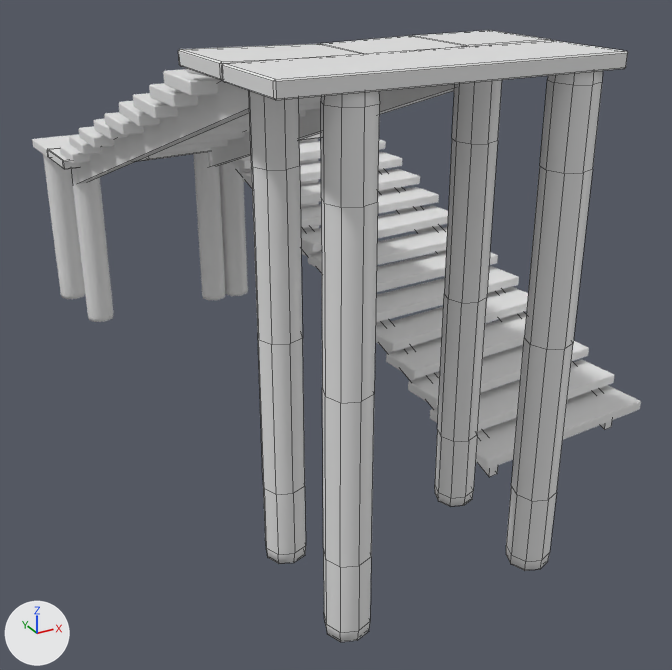
The FBX model plipplop/Assets/Meshes/Environment/Batiments/KM_Stairs01.fbx: old version first, new version second.
The view is the same before and after, from a camera (50 mm lens) standing at (-0.0448, -0.0648, 0.0597) and looking at (0.012, 0.0384, 0.0081). Arrows for +X, +Y and +Z are at lower left; the lights stay in place. Mesh edges are drawn as thin lines on the coarser meshes. Where no turn or scale is listed for an object, it has been applied to the vertices.
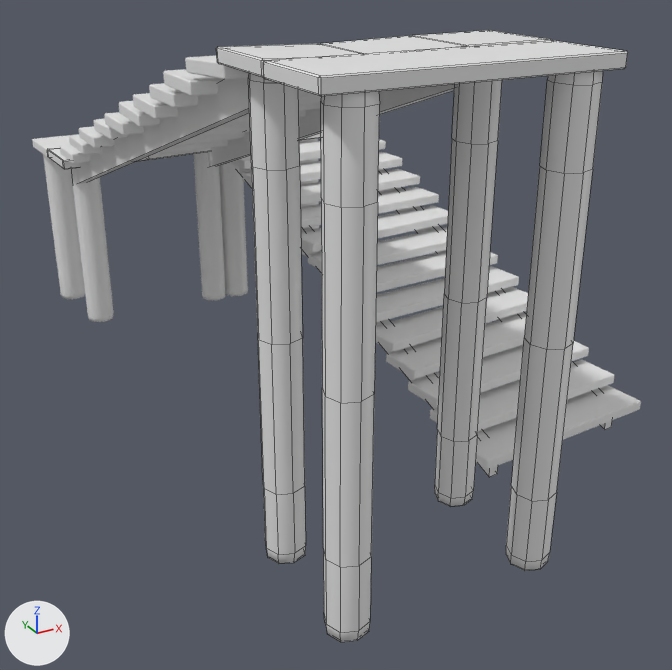
Changed parts and their boxes [x1, y1, x2, y2] in the pictures (672 x 670 px; the box of a moved part takes in the faces that stretch with it):
'Cube.624', mesh rescaled (10% narrower, 7% shorter): before [222, 40, 627, 100]; after [263, 40, 627, 96]
'Cube.628', reshaped (10% narrower): before [178, 30, 551, 81]; after [216, 30, 551, 78]
part 1 of me_cube_722, moved or reshaped: before [178, 44, 362, 81]; after [216, 44, 362, 78]

Diff of the bpy script that builds the scene:
```diff
--- a/plipplop/Assets/Meshes/Environment/Batiments/KM_Stairs01.fbx.py
+++ b/plipplop/Assets/Meshes/Environment/Batiments/KM_Stairs01.fbx.py
@@ me_cube_722 @@
 me_cube_722.from_pydata(...)  # 56 vertices, 58 faces; spans x -0.0178..0.0139, y -0.0047..0.0047, z -0.001..0.0007
 # used by ob_cube_628; location = (0.0, 0.0065, 0.0498)
+# me_cube_722 part 1: all 12 vertices in x -0.0178..-0.0177, y -0.0046..0.0046, z -0.0007..0.0007 are moved by (0.0034, 0.0, 0.0)
@@ me_cube_416 @@
 me_cube_416.from_pydata(...)  # 24 vertices, 26 faces; spans x -0.0178..0.0139, y -0.0046..0.0046, z -0.0007..0.0007
 # used by ob_cube_624; location = (0.0, -0.0028, 0.0498)
+# me_cube_416 part 2: the whole mesh is scaled about its middle by (0.893, 1, 1), then moved by (0.0017, 0.0, 0.0)
```
